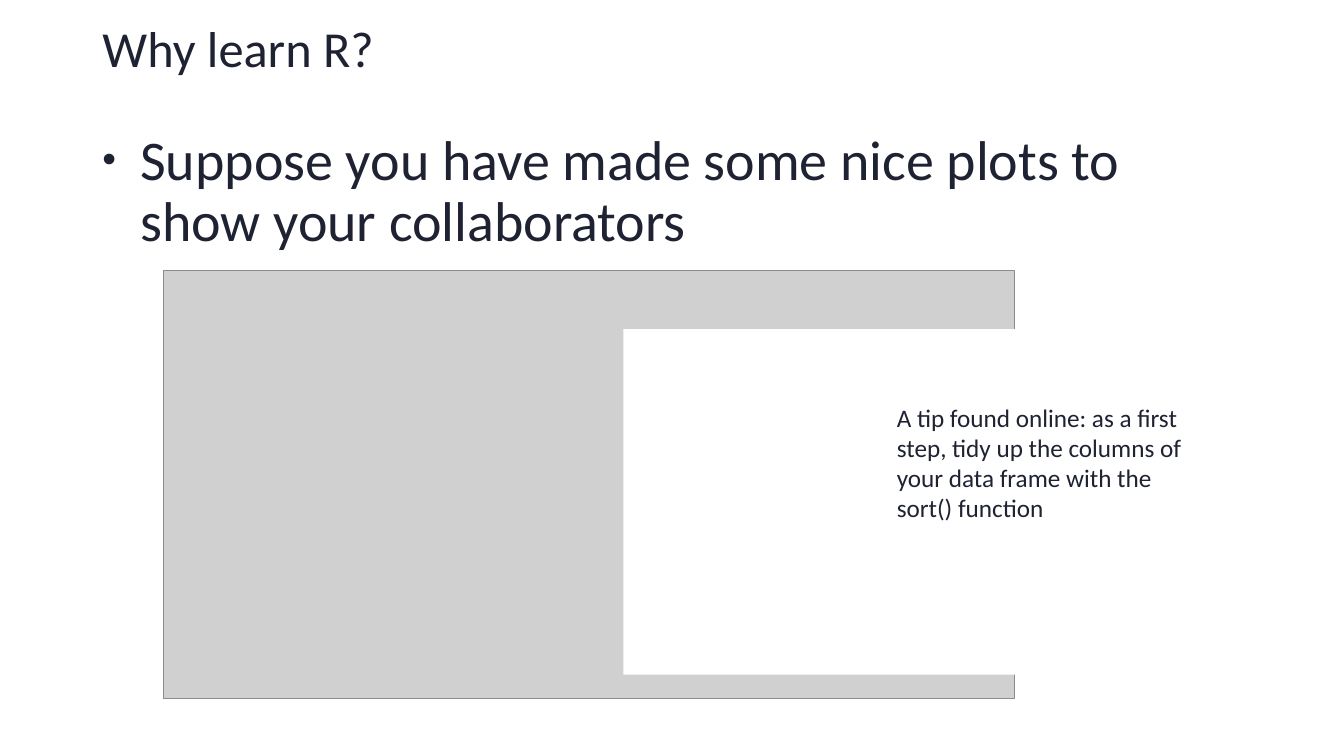
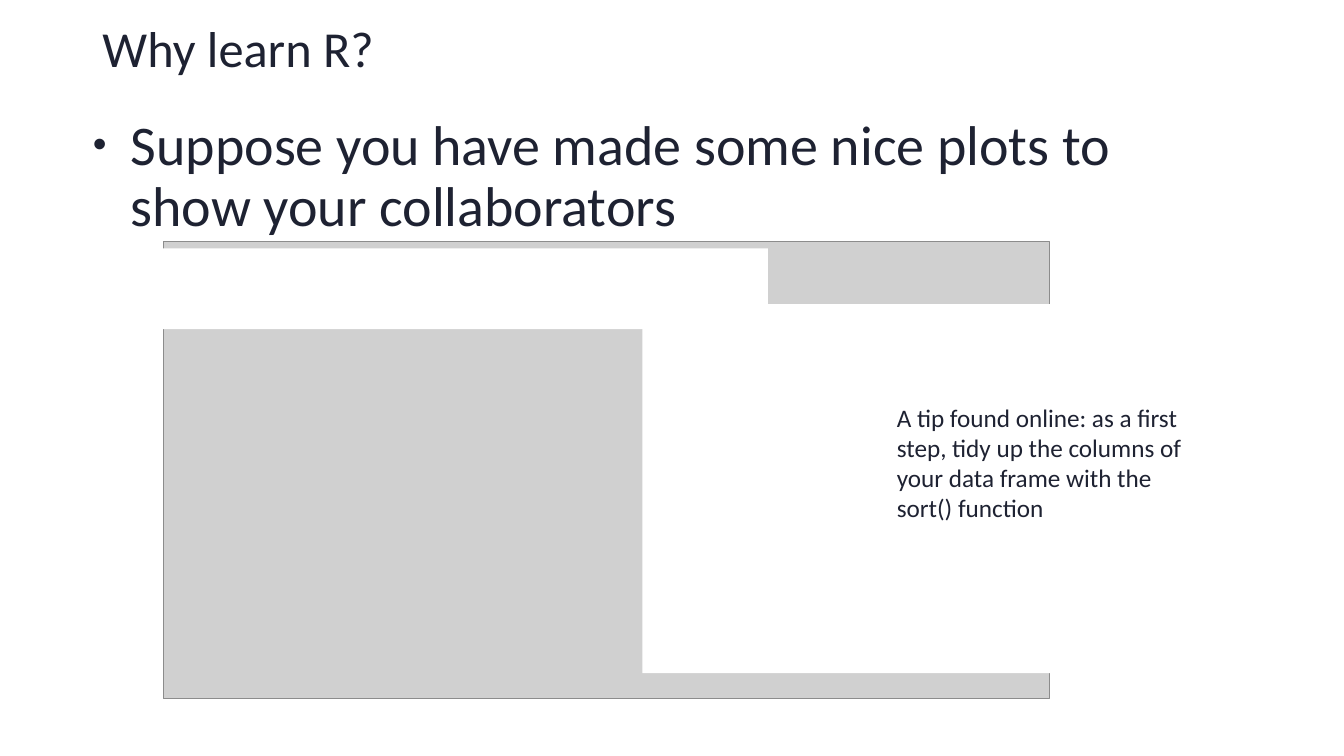
Before and after one commit to sib-swiss/first-steps-with-R-training, a slide deck: slide 9 of assets/pptx/First-steps-with-R_day1.pptx. Drawn at 1344x756 pixels with LibreOffice and Linux fonts; fonts in the diff are those of the drawing; grey boxes stand for pictures; background and template pictures are left out. Boxes give left, top, right and bottom in pixels: in the first picture for what was removed or moved away, otherwise in the second. Text is boxed around its words. In the diff, an @@ line names an element or a change of style, - is before the commit and + after.

```diff
--- a/assets/pptx/First-steps-with-R_day1.pptx
+++ b/assets/pptx/First-steps-with-R_day1.pptx
@@ text "Suppose you have made some ...": place and size @@
-text "Suppose you have made some ..." at (140,141,1120,250)
+text "Suppose you have made some ..." at (131,126,1110,235)
@@ rectangle added at (138,248,768,329), fill #FFFFFF @@
@@ picture: place and size @@
-picture at (163,270,1014,699)
+picture at (163,242,1050,700)
@@ rectangle: place and size @@
-rectangle at (623,330,1100,676)
+rectangle at (642,304,1139,674)
```
Also in this commit, not shown: 10 other slides changed, 3 slides added, 1 other file.
